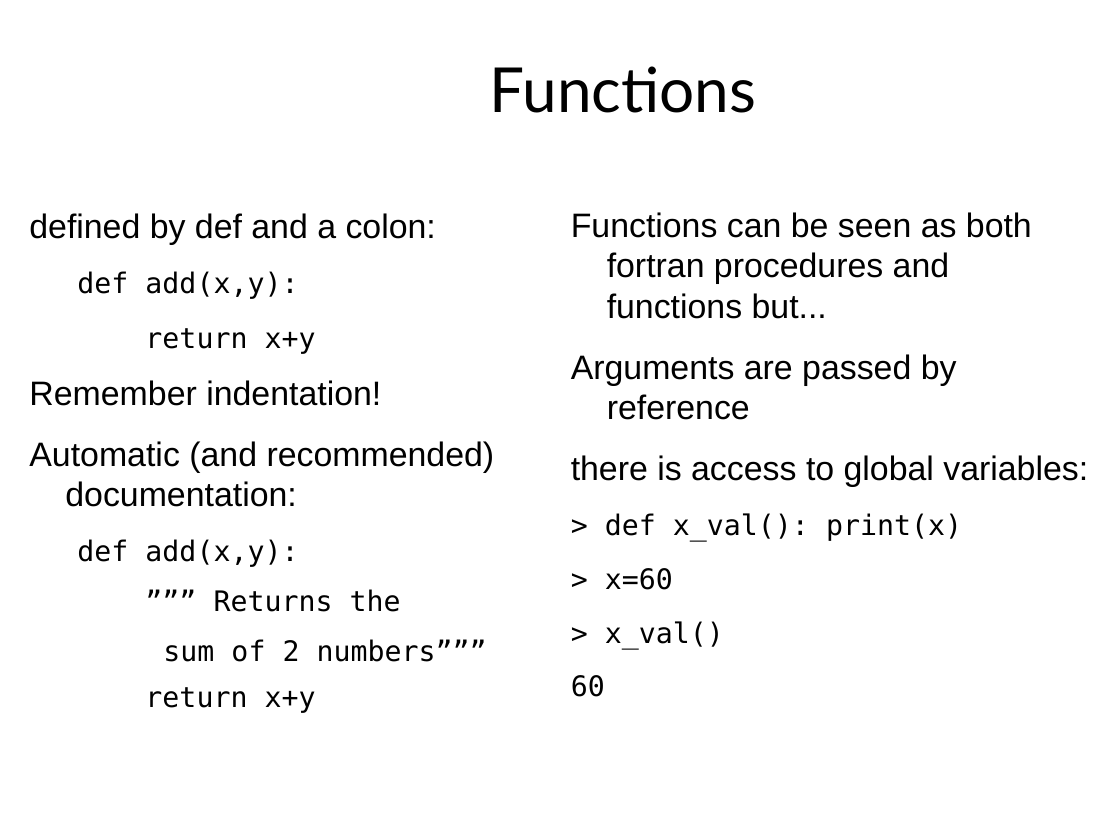
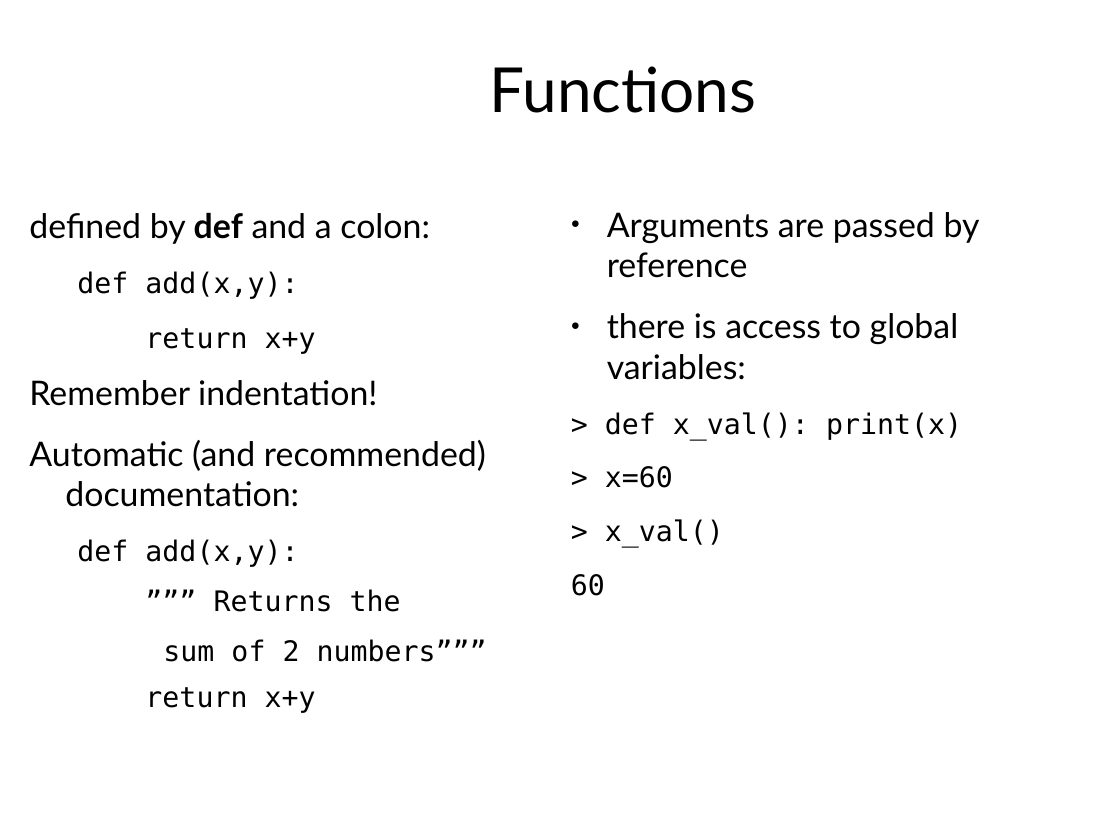
Before and after one commit to rcrehuet/Python_for_scientists_2023, a slide deck: slide 88 of slides/curs_python.odp. Drawn at 1120x840 pixels with LibreOffice and Linux fonts; fonts in the diff are those of the drawing. Boxes give left, top, right and bottom in pixels: in the first picture for what was removed or moved away, otherwise in the second. Text is boxed around its words. In the diff, an @@ line names an element or a change of style, - is before the commit and + after.

```diff
--- a/slides/curs_python.odp
+++ b/slides/curs_python.odp
@@ text at (x1=29, y1=212, x2=486, y2=507): font Arial to Lato in "defined by def and a colon:", "Remember indentation!", "Automatic (and recommended) documentation:"; bold on in "def" @@
@@ text at (x1=571, y1=212, x2=1032, y2=319): paragraph removed @@
-Functions can be seen as both fortran procedures and functions but...
@@ text at (x1=607, y1=212, x2=980, y2=380): font Arial to Lato in "Arguments are passed by reference", "there is access to global variables:"; bullet none to ● @@
```
Also in this commit, not shown: 42 other slides changed, 9 slides added, 4 slides removed, 1 other file.
